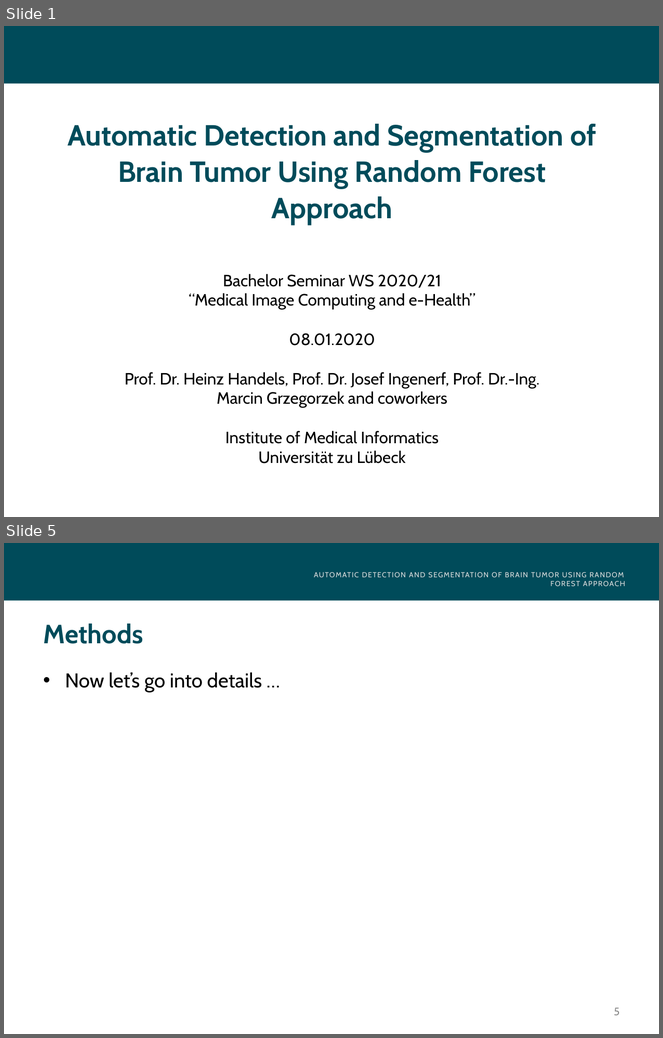
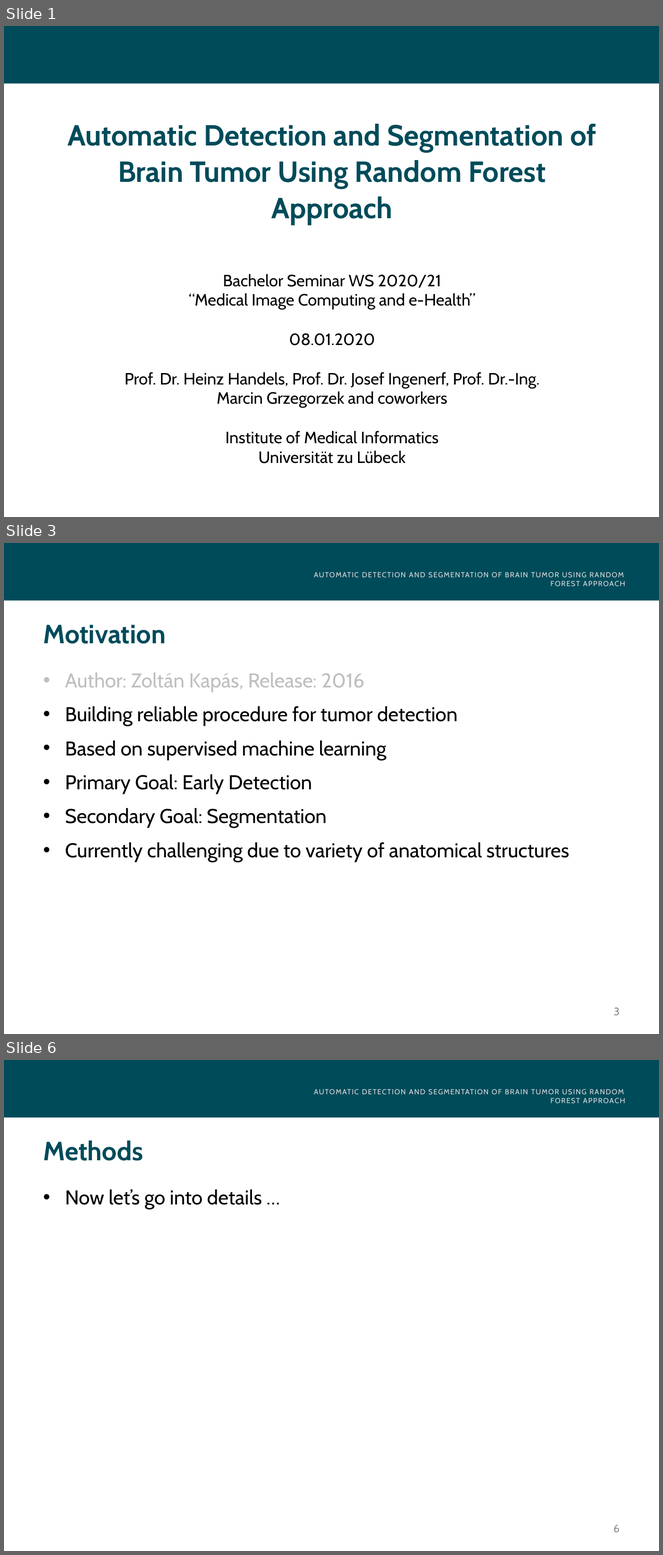
Before and after one commit to leobreo/brain_tumor_recognition, a slide deck: seminarppt.pptx. Shown one above the other, each under a label of ours: slides 1 and 5 before the commit, slides 1, 3 and 6 after it; the slides between them are not shown. The pictures are 663x1038 and 663x1555 pixels, drawn with LibreOffice and Linux fonts; fonts in the diff are those of the drawing; background and template pictures are left out. Boxes give left, top, right and bottom in pixels: in the first picture for what was removed or moved away, otherwise in the second. Text is boxed around its words. In the diff, an @@ line names an element or a change of style, - is before the commit and + after.

```diff
--- a/seminarppt.pptx
+++ b/seminarppt.pptx
@@ slide 3 added at box(4, 543, 659, 1034), background #FFFFFF; not listed: 3 template elements that a slide beside it also shows @@
@@ title added at box(44, 625, 166, 644), 29 pt, text #004B5A, bold @@
+Motivation
@@ text added at box(65, 672, 569, 862), 22 pt, text #000000 @@
+• Author: Zoltán Kapás, Release: 2016
+• Building reliable procedure for tumor detection
+• Based on supervised machine learning
+• Primary Goal: Early Detection
+• Secondary Goal: Segmentation
+• Currently challenging due to variety of anatomical structures
@@ what was slide 5 is now slide 6 @@
@@ page number at box(613, 1525, 620, 1533): text changed @@
-5
+6
```
Also in this commit, not shown: 1 slide changed, 2 other slides added, 2 slides removed, 1 other file.
